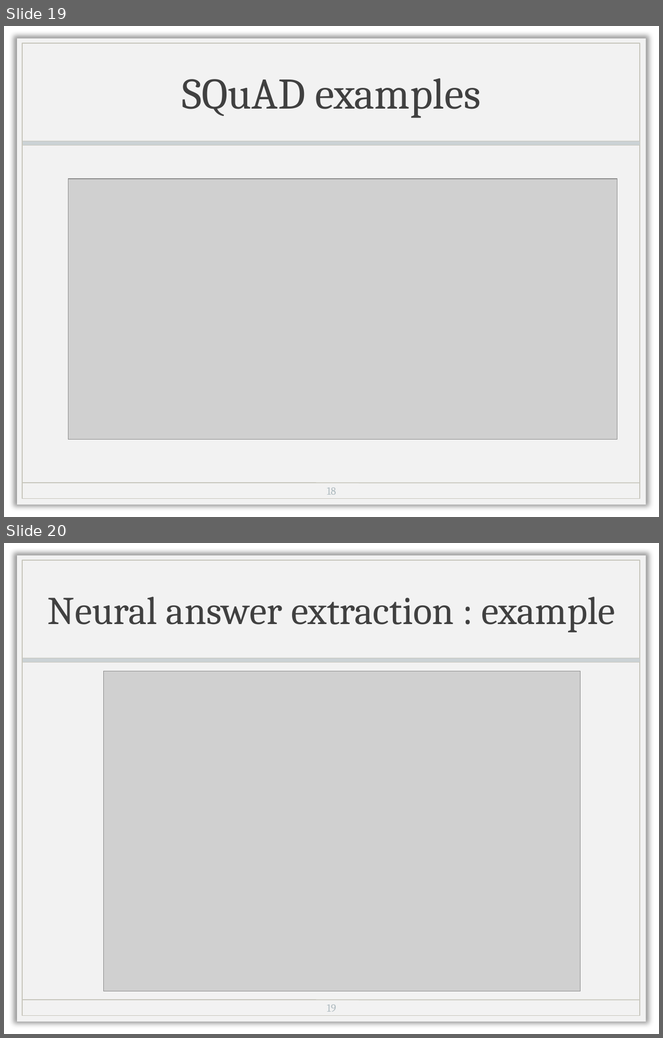
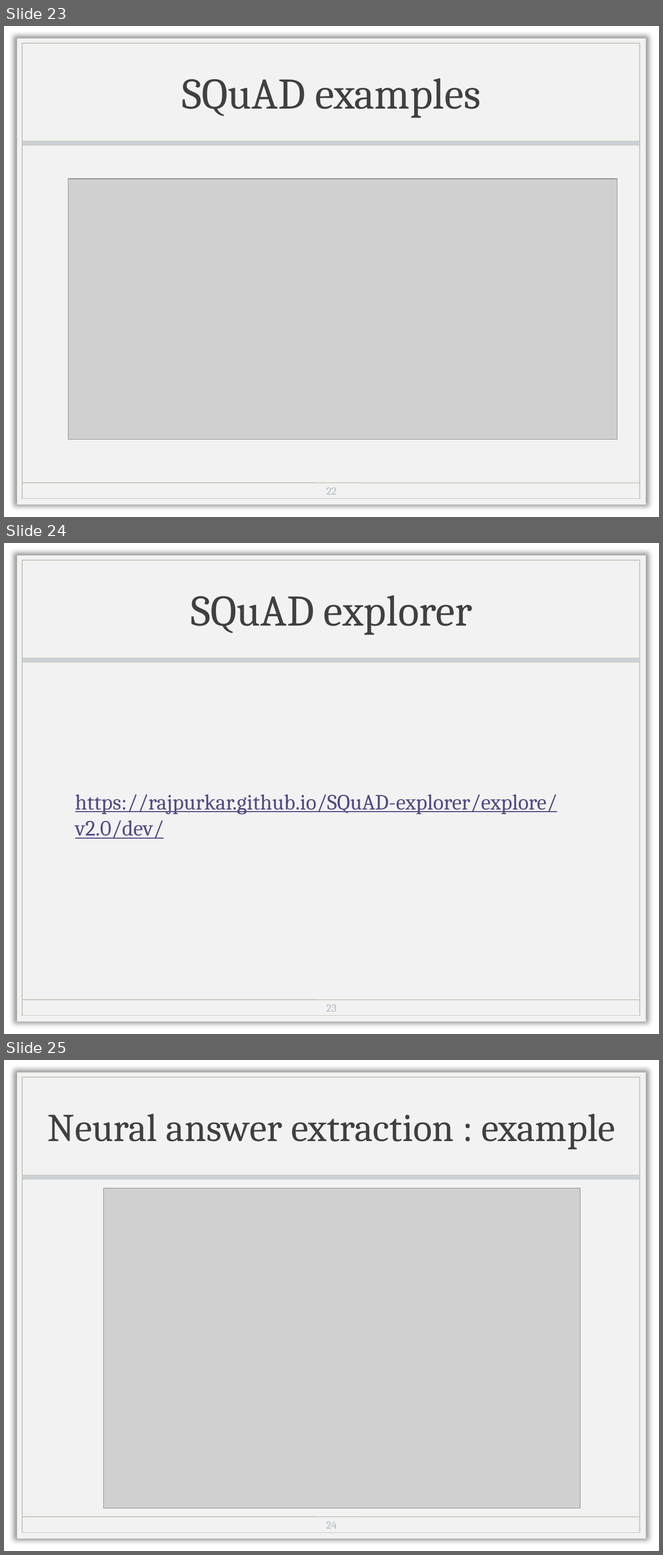
Before and after one commit to named-entity/hse-nlp, a slide deck: 4th_year/Slides/8_information-extraction.pptx. Shown one above the other, each under a label of ours: slides 19 and 20 before the commit, slides 23, 24 and 25 after it. The pictures are 663x1038 and 663x1555 pixels, drawn with LibreOffice and Linux fonts; fonts in the diff are those of the drawing; grey boxes stand for pictures; background and template pictures are left out. Boxes give left, top, right and bottom in pixels: in the first picture for what was removed or moved away, otherwise in the second. Text is boxed around its words. In the diff, an @@ line names an element or a change of style, - is before the commit and + after.

```diff
--- a/4th_year/Slides/8_information-extraction.pptx
+++ b/4th_year/Slides/8_information-extraction.pptx
@@ slide 24 added at (4, 543, 659, 1034), background picture (left out); not listed: 4 template elements that a slide beside it also shows @@
@@ title added at (191, 595, 473, 635), 48 pt, text #404040 @@
+SQuAD explorer
@@ text added at (75, 795, 558, 839), 24 pt, text #524A82, underline @@
+https://rajpurkar.github.io/SQuAD-explorer/explore/v2.0/dev/
@@ page number added at (326, 1005, 337, 1012), 12 pt, text #B0BCC1 @@
+23
@@ what was slide 19 is now slide 23 @@
@@ page number at (326, 488, 337, 495): text changed @@
-18
+22
@@ what was slide 20 is now slide 25 @@
@@ page number at (326, 1522, 337, 1529): text changed @@
-19
+24
```
Also in this commit, not shown: 5 other slides added, 1 other file.
